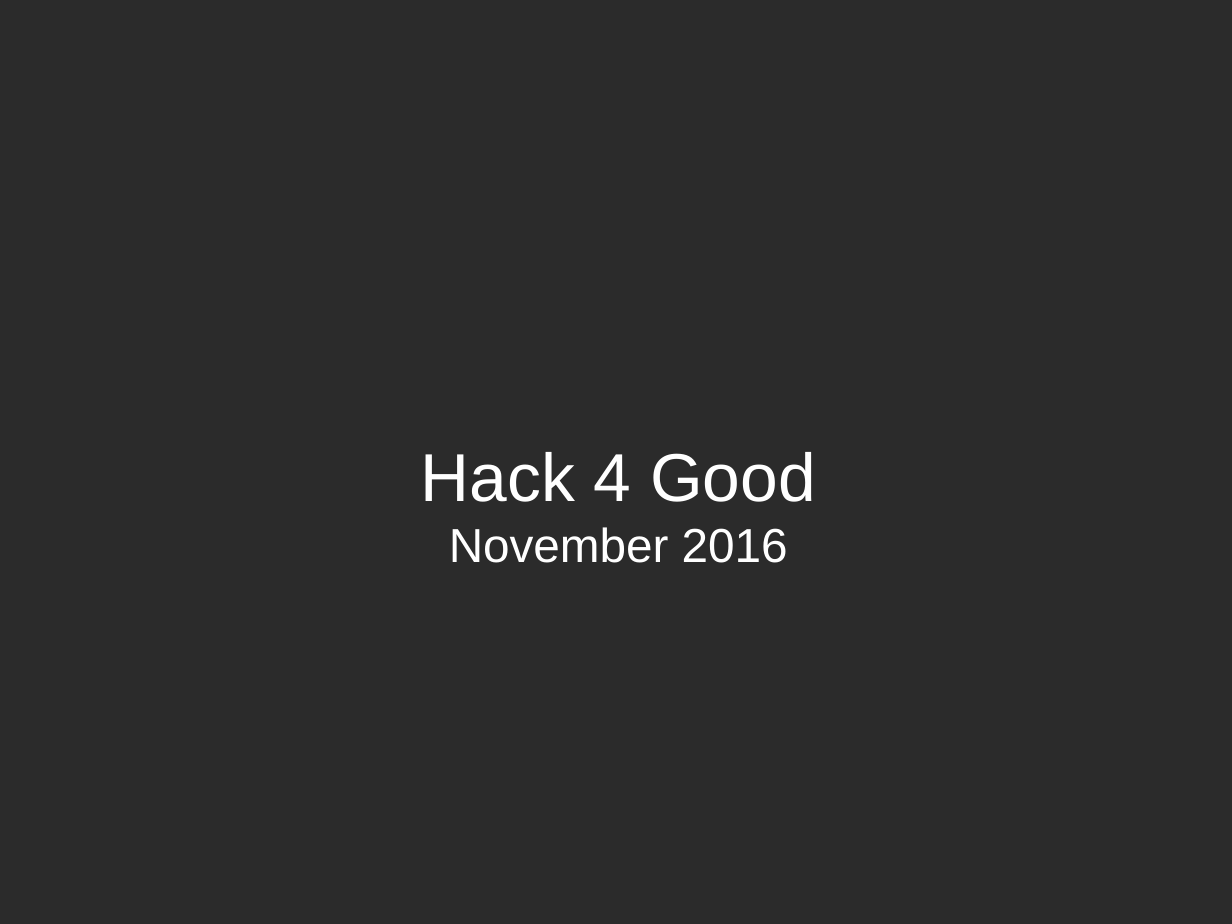
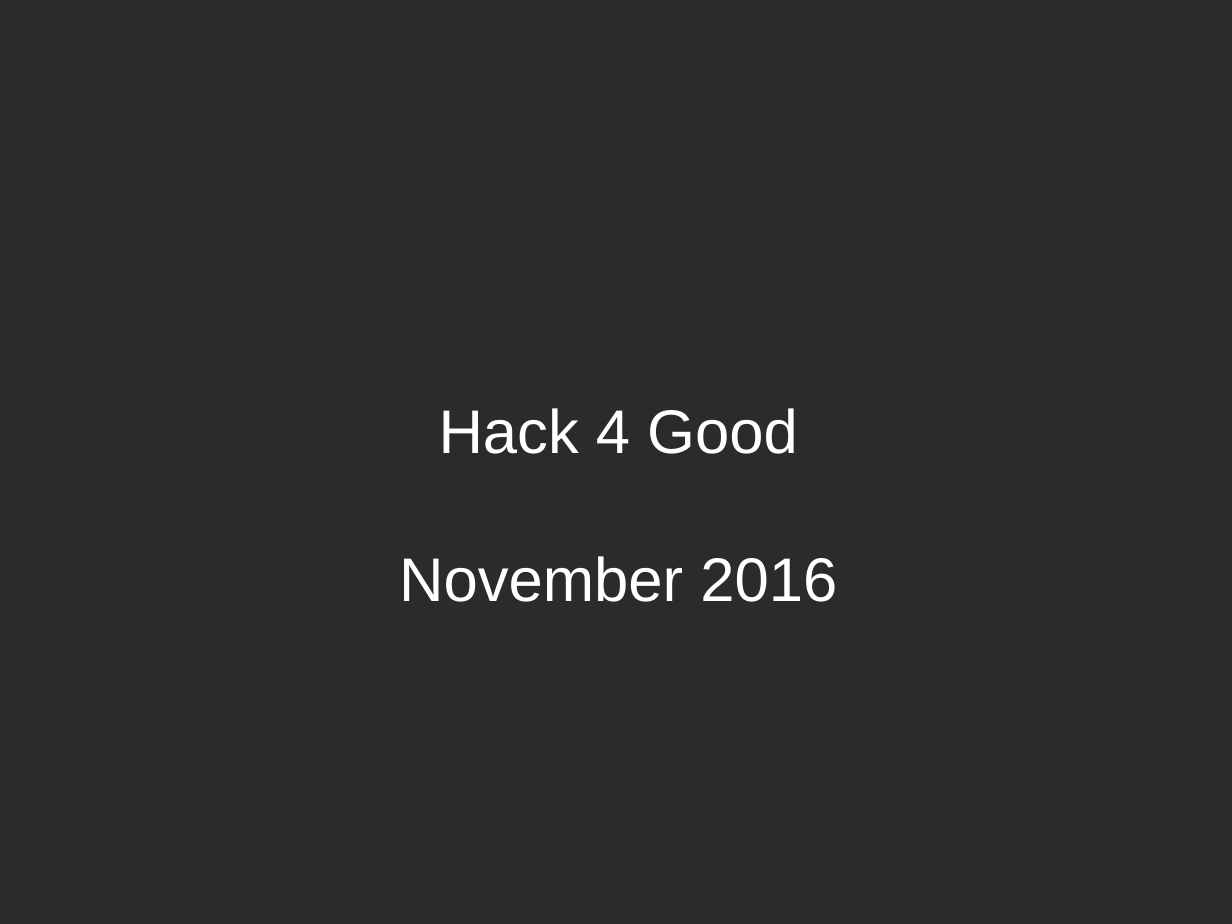
Before and after one commit to CSEANZ/HackForGood, a slide deck: slide 1 of Documents/Hack 4 Good_Briefing Presentation AND.pptx. Drawn at 1232x924 pixels with LibreOffice and Linux fonts; fonts in the diff are those of the drawing; background and template pictures are left out; a plain dark background stands for a picture behind light text. Boxes give left, top, right and bottom in pixels: in the first picture for what was removed or moved away, otherwise in the second. Text is boxed around its words. In the diff, an @@ line names an element or a change of style, - is before the commit and + after.

Commit message:
update presentations post-briefing

```diff
--- a/Documents/Hack 4 Good_Briefing Presentation AND.pptx
+++ b/Documents/Hack 4 Good_Briefing Presentation AND.pptx
@@ title "Hack 4 Good November 2016" at [399, 408, 837, 602]: size 39.6 to 36 pt in "Hack 4 Good"; size 27.9 to 36 pt in "November 2016" @@
```
Also in this commit, not shown: 2 other files.
